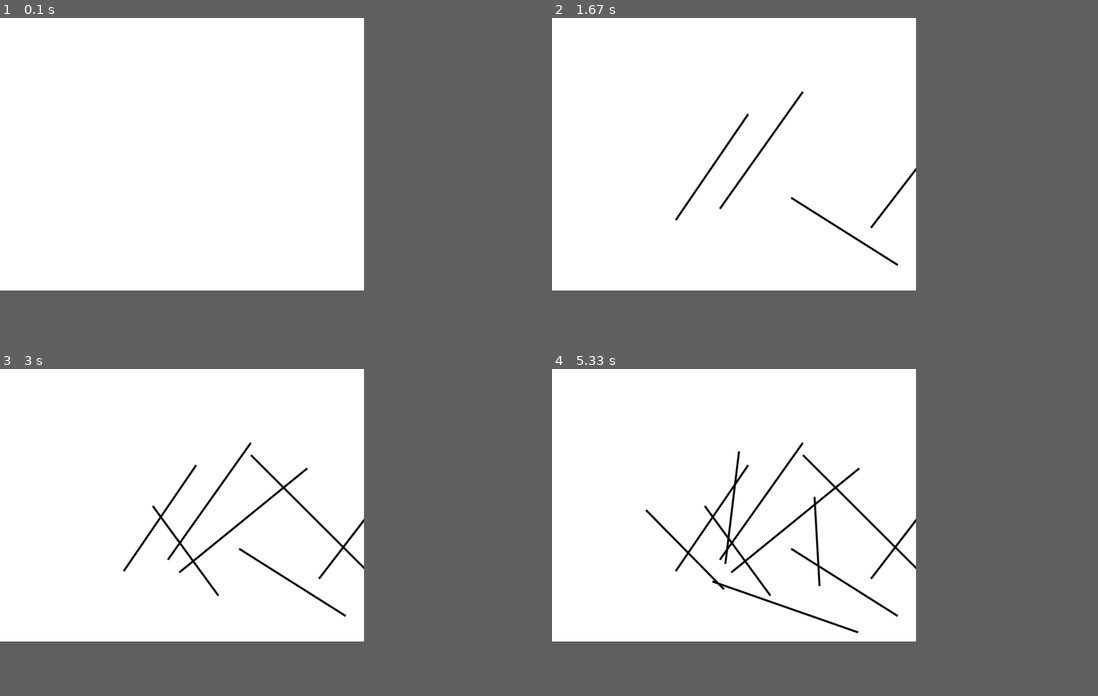
Above: before the commit, frames 1-4 (two rows, left to right).
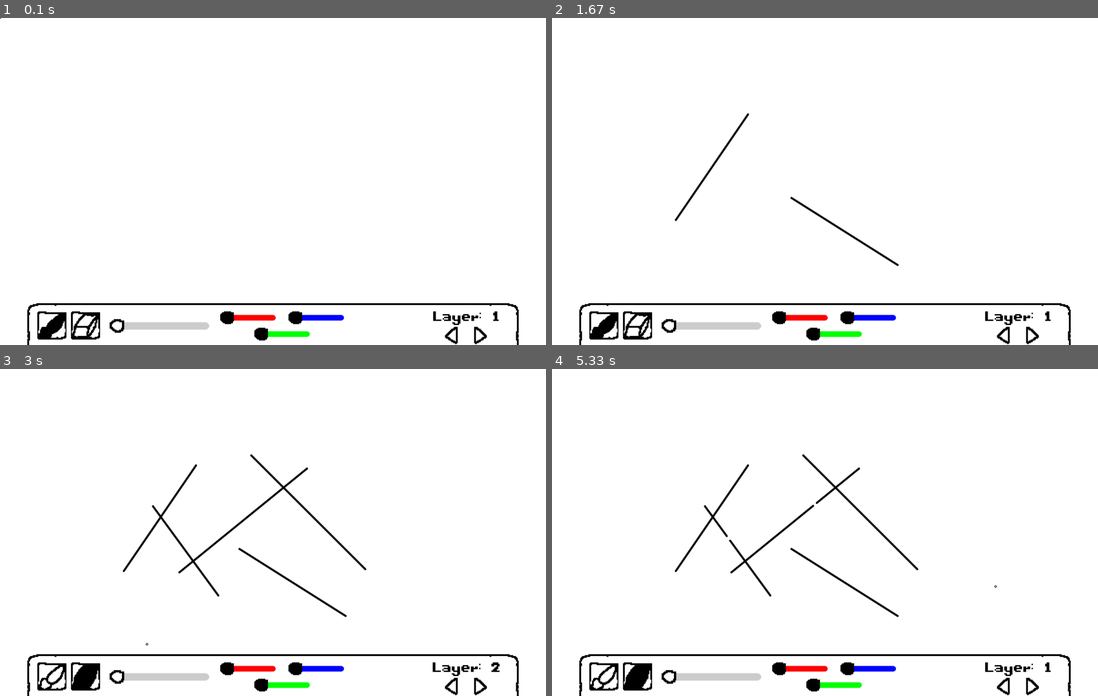
Above: after the commit, the same moments.

Repository: lolcerdef/drawingBoardThingy
Game: LÖVE game, started from main.lua
Two runs of this game, one before a commit and one after it. Both use one fixed random seed, a clock stepped at 60 frames per second and the inputs below.
Inputs (mouse positions are in pixels of both pictures, inside the frame that each line leads up to):
- Up to frame 1 (0.1 s): no input
- Up to frame 2 (1.67 s): press the mouse at (639, 325) at 0.37 s; move the mouse to (721, 207) at 0.47 s; release the mouse at (803, 93) at 0.6 s; press the mouse at (803, 318) at 0.7 s; move the mouse to (868, 227) at 0.8 s; release the mouse at (939, 138) at 0.93 s; press the mouse at (601, 325) at 1.03 s; move the mouse to (677, 220) at 1.13 s; release the mouse at (748, 112) at 1.27 s; press the mouse at (1005, 331) at 1.37 s; move the mouse to (895, 266) at 1.47 s; release the mouse at (792, 197) at 1.6 s
- Up to frame 3 (3 s): press the mouse at (480, 682) at 1.7 s; move the mouse to (365, 568) at 1.8 s; release the mouse at (251, 454) at 1.93 s; press the mouse at (283, 686) at 2.03 s; move the mouse to (218, 594) at 2.13 s; release the mouse at (152, 506) at 2.27 s; press the mouse at (49, 676) at 2.37 s; move the mouse to (180, 571) at 2.47 s; release the mouse at (305, 467) at 2.6 s; press the mouse at (87, 676) at 2.7 s; move the mouse to (114, 660) at 2.8 s; release the mouse at (147, 643) at 2.93 s
- Up to frame 4 (5.33 s): press the mouse at (710, 676) at 3.03 s; move the mouse to (726, 561) at 3.13 s; release the mouse at (737, 450) at 3.27 s; press the mouse at (803, 669) at 3.37 s; move the mouse to (721, 588) at 3.47 s; release the mouse at (644, 509) at 3.6 s; press the mouse at (825, 676) at 3.7 s; move the mouse to (819, 584) at 3.8 s; release the mouse at (814, 496) at 3.93 s; press the mouse at (825, 676) at 4.03 s; move the mouse to (885, 653) at 4.13 s; release the mouse at (945, 633) at 4.27 s; click (1005, 682) at 4.38 s; press the mouse at (1005, 682) at 4.87 s; move the mouse to (857, 633) at 4.97 s; release the mouse at (710, 581) at 5.1 s; press the mouse at (1005, 682) at 5.2 s; move the mouse to (994, 584) at 5.3 s
In our replay, the window is 600x450 before the commit and 900x540 after it. These sizes can differ from the game's own. Grey fills any space a smaller window leaves; there, only what the larger window draws over its background counts as a difference.

The runs differ from the first frame. In frame 1, 2.6% of the frame differs, in the area x 0-95%, y 0-100%; in frame 2, 2.9%; in frame 3, 3.0%; in frame 4, 3.7%, in the area x 5-95%, y 22-100%.

Commit message:
erase and ui

Diff:
--- a/conf.lua
+++ b/conf.lua
@@ -1,3 +1,5 @@
 function love.conf(t)
 	t.console = true
+	t.window.width = 1200
+	t.window.height = 720
 end
--- a/lib/helpers.lua
+++ b/lib/helpers.lua
@@ -21,4 +21,119 @@
 	return math.max(low, math.min(up, v))
 end
 
+function helpers.isInBox(x,y, bx, by, bw, bh)
+	return (bx < x and (bx+bw) > x) and (by < y and (by+bh) > y)
+end
+
+function helpers.dottedCirc(cx, cy, r, numDots, dotRad)
+	local step = (2 * math.pi) / numDots
+	dotRad = dotRad or 3
+
+	for i = 0, numDots - 1 do
+		local angle = i * step
+		local x = cx + r * math.cos(angle)
+		local y = cy + r * math.sin(angle)
+		love.graphics.circle("fill", x, y, dotRad)
+	end
+end
+
+function helpers.distToSeg(px, py, x1, y1, x2, y2)
+	local dx, dy = x2 - x1, y2 - y1
+	local lenSq = dx^2 + dy^2
+	local t = 0
+	if lenSq > 0 then
+		t = ((px-x1) * dx + (py - y1) * dy) / lenSq
+		t = helpers.clamp(t, 0, 1)
+	end
+	local x, cy = x1 + t*dx, y1 + t*dy
+	return math.sqrt((px-cx)^2 + (py-cy)^2)
+end
+
+function helpers.eraseFromStroke(stroke, cx, cy, radius)
+	local pts = stroke.points
+	local n = #pts - (#pts % 2)
+	local r = radius + stroke.width / 2
+
+	if n == 0 then return {} end
+
+	-- a dot
+	if n == 2 then
+		local d = math.sqrt((pts[1]-cx)^2 + (pts[2]-cy)^2)
+		if d <= r then return {} else return {stroke} end
+	end
+
+	local result = {}
+	local run = {}
+	local hitAnything = false
+
+	local function flush()
+		if #run >= 4 then
+			table.insert(result, {
+				type = 'line',
+				width = stroke.width,
+				color = stroke.color,
+				points = run
+			})
+		end
+		run = {}
+	end
+
+	for i = 1, n - 3, 2 do
+		local x1, y1, x2, y2 = pts[i], pts[i+1], pts[i+2], pts[i+3]
+		local dx, dy = x2 - x1, y2 - y1
+		local fx, fy = x1 - cx, y1 - cy
+		local a = dx*dx + dy*dy
+		local c = fx*fx + fy*fy - r*r
+
+		-- find part that is in circle
+		local ta, tb
+		if a == 0 then
+			if c <= 0 then ta, tb = 0, 1 end
+		else
+			local b = 2 * (fx*dx + fy*dy)
+			local disc = b*b - 4*a*c
+			if disc > 0 then
+				local sq = math.sqrt(disc)
+				local t1, t2 = (-b - sq) / (2*a), (-b + sq) / (2*a)
+				if t1 < 1 and t2 > 0 then
+					ta, tb = math.max(t1, 0), math.min(t2, 1)
+				end
+			end
+		end
+
+		if not ta then
+			-- untouched
+			if #run == 0 then
+				table.insert(run, x1)
+				table.insert(run, y1)
+			end
+			table.insert(run, x2)
+			table.insert(run, y2)
+		else
+			hitAnything = true
+			if ta > 0 then
+				-- before cut
+				if #run == 0 then
+					table.insert(run, x1)
+					table.insert(run, y1)
+				end
+				table.insert(run, x1 + ta * dx)
+				table.insert(run, y1 + ta * dy)
+			end
+			flush()
+			if tb < 1 then
+				-- after cut
+				table.insert(run, x1 + tb * dx)
+				table.insert(run, y1 + tb * dy)
+				table.insert(run, x2)
+				table.insert(run, y2)
+			end
+		end
+	end
+	flush()
+
+	if not hitAnything then return {stroke} end
+	return result
+end
+
 return helpers
--- a/lib/tween.lua
+++ /dev/null
@@ -1,8 +0,0 @@
-local tween = {}
-
-local eases = {
-	linear = ""
-}
-
-
-return tween
--- /dev/null
+++ b/lib/ui.lua
@@ -0,0 +1,93 @@
+local ui = {}
+ui.activeSlider = nil
+ui.hasMouse = false
+local g = love.graphics
+
+function ui.drawbox(x, y, w, h, col)
+	local col = col or {1,1,1,1}
+	local pw, ph = 72 * w, 72 * h
+
+	if helpers.isInBox(mouse.x, mouse.y, x, y, pw, ph) then
+		ui.hasMouse = true
+	end
+
+	g.draw(sprites.ui.boxMid, x + 72, y + 72, 0, 2*(w-2), 2*(h-2))
+	g.draw(sprites.ui.boxEdge, x + 72, y, 0, 2*(w-2),  2)
+	g.draw(sprites.ui.boxEdge, x + 72, y + ph, 0, 2*(w-2), -2)
+	g.draw(sprites.ui.boxEdge, x, y + 72, math.pi / 2, 2*(h-2), -2)
+	g.draw(sprites.ui.boxEdge, x + pw, y + 72, math.pi / 2, 2*(h-2),  2)
+	g.draw(sprites.ui.boxCorner, x, y, 0,  2, 2)
+	g.draw(sprites.ui.boxCorner, x + pw, y, 0, -2, 2)
+	g.draw(sprites.ui.boxCorner, x, y + ph, 0, 2, -2)
+	g.draw(sprites.ui.boxCorner, x + pw, y + ph,  0, -2, -2)
+end
+
+function ui.button(x, y, col, icon, icCol, func)
+	local col = col or {1,1,1,1}
+	local icCol = icCol or {1,1,1,1}
+	local hovered = helpers.isInBox(mouse.x, mouse.y, x, y, 64, 64)
+	if hovered then
+		ui.hasMouse = true
+		y = y - 4
+	end
+
+	g.setColor(col)
+	g.draw(sprites.ui.buttonEmpty, x, y, 0, 2, 2)
+	g.setColor(icCol)
+	g.draw(icon, x, y, 0, 2, 2)
+
+	if hovered and mouse.pressed then
+		if func then
+			func()
+		end
+		return true
+	end
+	return false
+end
+
+function ui.slider(val, min, max, x, y, r, w, l, handCol, col)
+	local id = x .. "," .. y
+	val = helpers.clamp(val, min, max)
+
+	local t = (val-min) / (max - min)
+	local hx = x + t * l
+
+	local pad = math.max(r, w / 2)
+	if ui.activeSlider == id
+		or helpers.isInBox(mouse.x, mouse.y, x - r, y - pad, l + r * 2, pad * 2) then
+		ui.hasMouse = true
+	end
+
+	if mouse.lb and not ui.activeSlider then
+		local dx, dy = mouse.x - hx, mouse.y - y
+		if dx * dx + dy * dy <= r * r then
+			ui.activeSlider = id
+		end
+	end
+
+	if not mouse.lb and ui.activeSlider == id then
+		ui.activeSlider = nil
+	end
+
+	if ui.activeSlider == id then
+		local nt = helpers.clamp((mouse.x - x) / l, 0, 1)
+		val = min + nt * (max - min)
+		hx = x + nt * l
+	end
+
+	local col = col or {0.8,0.8,0.8}
+	local handCol = handCol or {1,1,1,1}
+	g.setLineWidth(w)
+	g.setColor(col)
+	g.line(x, y, x + l, y)
+	g.circle('fill', x, y, w/2)
+	g.circle('fill', x + l, y, w/2)
+
+	local s = (r * 2) / 16
+	g.setColor(handCol)
+	g.draw(sprites.ui.slider, hx, y, 0, s, s, 8, 8)
+
+	return val
+end
+
+return ui
--- a/main.lua
+++ b/main.lua
@@ -1,25 +1,44 @@
+utf8 = require "utf8"
 enet = require 'enet'
 
 function love.load()
+	love.graphics.setLineJoin('bevel')
+	love.graphics.setLineStyle('smooth')
+	love.graphics.setDefaultFilter( 'nearest', 'nearest' )
+
+	fonts = require 'preload.fonts'
+	love.graphics.setFont(fonts.main)
+
+	sprites = require 'preload.sprites'
+
 	helpers = require 'lib.helpers'
-	tween = require 'lib.tween'
-	love.graphics.setLineStyle('smooth')
+	ui = require 'lib.ui'
+
+	cursors = {
+		brush = love.mouse.newCursor( love.image.newImageData("assets/sprites/tools/brush.png"), 4, 26 ),
+		erase = love.mouse.newCursor( love.image.newImageData("assets/sprites/tools/eraser.png"), 4, 26 ),
+	}
+	love.mouse.setCursor(cursors.brush)
 
 	mouse = {
 		lb = false,
 		rb = false,
 		mb = false,
+		pressed = false,
 		sc = 0,
 		x = 0,
 		y = 0,
 		wx = 0,
 		wy = 0,
 	}
-	pan = { x = 0, y = 0, worldDragPoint = nil }
+	pan = { x = 0, y = 0, sx = nil, sy = nil}
+	color = {0,0,0,1}
 	tool = 'brush'
 	toolBuffer = {}
+	tempVisual = {}
 	startDrag = nil
 	endDrag = nil
+	lastErase = {}
 	size = 4
 	layer = 1
 	layers = {
@@ -30,6 +49,7 @@
 	{ type: 'line', width: size, points: {points} }
 
 	]]
+
 end
 
 function resetTool()
@@ -38,29 +58,86 @@
 	endDrag = nil
 end
 
+function eraseAt(wx, wy)
+	local lines = layers[layer]
+	local i = 1
+	while i <= #lines do
+		local s = lines[i]
+		if s.type == 'line' and s ~= tempVisual then
+			local pieces = helpers.eraseFromStroke(s, wx, wy, size / 2)
+			if #pieces == 1 and pieces[1] == s then
+				i = i + 1
+			else
+				table.remove(lines, i)
+				for j, p in ipairs(pieces) do
+					table.insert(lines, i + j - 1, p)
+				end
+				i = i + #pieces
+			end
+		else
+			i = i + 1
+		end
+	end
+end
+
 function love.update(dt)
-	--print(mouse.lb, mouse.rb, mouse.mb)
-	--print(mouse.x, mouse.y, mouse.sc)
-	mouse.wx, mouse.wy = mouse.x + pan.x, mouse.y + pan.y
+	mouse.wx, mouse.wy = mouse.x - pan.x, mouse.y - pan.y
+
+	if not ui.hasMouse then
 
 	if tool == 'brush' then
 		if mouse.lb then
 			if startDrag then
-				table.insert(toolBuffer, mouse.wx)
-				table.insert(toolBuffer, mouse.wy)
+				if (mouse.wx ~= toolBuffer[#toolBuffer-1]) or (mouse.wy ~= toolBuffer[#toolBuffer]) then
+					table.insert(toolBuffer, mouse.wx)
+					table.insert(toolBuffer, mouse.wy)
+				end
 			else
 				startDrag = startDrag or {}
+				tempVisual = { type = 'line', width = size, points = toolBuffer, color = color }
+				table.insert(layers[layer], tempVisual)
 			end
 		end
 
 		if startDrag and not mouse.lb then
-			local points = helpers.copyTable(toolBuffer)
-			table.insert(layers[layer], { type = 'line', width = size, points = points })
-			toolBuffer = {}
+			table.insert(layers[layer], {
+				type = 'line', width = size,
+				points = helpers.copyTable(toolBuffer),
+				color = helpers.copyTable(color)
+			})
+			resetTool()
+			for i, v in ipairs(layers[layer]) do
+				if v == tempVisual then
+					table.remove(layers[layer], i)
+				end
+			end
+		end
+	elseif tool == 'erase' then
+		if mouse.lb then
+			local lx, ly = lastErase.x or mouse.wx, lastErase.y or mouse.wy
+			local dist = math.sqrt((mouse.wx - lx)^2 + (mouse.wy - ly)^2)
+			local steps = math.max(1, math.ceil(dist / math.max (1, size / 4)))
+			for k = 1, steps do
+				local t = k / steps
+				eraseAt(lx + (mouse.wx - lx) * t, ly + (mouse.wy - ly) * t)
+			end
+			lastErase.x, lastErase.y = mouse.wx, mouse.wy
+		else
+			lastErase.x, lastErase.y = nil, nil
 		end
 	end
 
 	if mouse.mb then
+		if pan.sx and pan.sy then
+			pan.x = mouse.x - pan.sx
+			pan.y = mouse.y - pan.sy
+		else
+			pan.sx = mouse.wx
+			pan.sy = mouse.wy
+		end
+	elseif pan.sx and pan.sy then
+		pan.sx, pan.sy = nil, nil
+	end
 
 	end
 
@@ -71,6 +148,7 @@
 	mouse.lb = b == 1 or mouse.lb
 	mouse.rb = b == 2 or mouse.rb
 	mouse.mb = b == 3 or mouse.mb
+	mouse.pressed = true
 end
 
 function love.mousereleased(x,y,b)
@@ -91,20 +169,66 @@
 	mouse.sc = y
 end
 
+function love.textinput(text)
+
+end
+
 function love.draw()
 	love.graphics.clear(1,1,1,1)
-	love.graphics.setColor(0,0,0,1)
+	love.graphics.translate(pan.x, pan.y)
 	for _, l in ipairs(layers) do
 		for _, d in ipairs(l) do
 			if d.type == 'line' then
 				if not (#d.points % 2) then goto skip end
+				love.graphics.setColor(d.color)
 				if #d.points >= 4 then
 					love.graphics.setLineWidth(d.width)
 					love.graphics.line(d.points)
 				end
+				if d.points[1] and d.points[2] then
+					love.graphics.circle('fill', d.points[1], d.points[2], d.width/2)
+					love.graphics.circle('fill', d.points[#d.points-1], d.points[#d.points], d.width/2)
+				end
 			end
 			::skip::
 		end
 	end
-
-end
+	love.graphics.translate(-pan.x,-pan.y)
+
+	love.graphics.setColor(color)
+	if tool == 'brush' then
+		love.graphics.circle('fill', mouse.x, mouse.y, size/2)
+	elseif tool == 'erase' then
+		helpers.dottedCirc(mouse.x, mouse.y, size/2, math.floor(size), 1)
+	end
+
+	love.graphics.setColor(1,1,1,1)
+	ui.hasMouse = false
+
+	ui.drawbox(60, 628, 15, 2)
+	local toolButtonPressed = false
+	toolButtonPressed = ui.button(82, 646, nil, sprites.tools.brush, tool == 'brush' and color, function() tool = 'brush' end) or toolButtonPressed
+	toolButtonPressed = ui.button(156, 646, nil, sprites.tools.eraser, tool == 'erase' and color, function() tool = 'erase' end) or toolButtonPressed
+	color[1] = ui.slider(color[1], 0, 1, 500, 660, 16, 12, 100, {color[1], 0, 0}, {1 - color[1], 0, 0})
+	color[2] = ui.slider(color[2], 0, 1, 575, 696, 16, 12, 100, {0, color[2], 0}, {0, 1 - color[2], 0})
+	color[3] = ui.slider(color[3], 0, 1, 650, 660, 16, 12, 100, {0, 0, color[3]}, {0, 0, 1 - color[3]})
+	size = ui.slider(size, 1, 100, 252, 678, 16 + ( size/100 * 16), 16, 200, {1,1,1})
+
+	if toolButtonPressed then
+		love.mouse.setCursor(cursors[tool])
+	end
+	love.graphics.setColor(0,0,0,1)
+	love.graphics.printf('Layer: ' .. layer, 902, 646, 248, 'center')
+	ui.button(962, 666, {0,0,0,0}, sprites.ui.buttonLeft, {1,1,1,1}, function()
+		if (layer - 1) < 1 then return end
+		layer = layer - 1
+	end)
+	ui.button(1022, 666, {0,0,0,0}, sprites.ui.buttonRight, {1,1,1,1}, function()
+		if not layers[layer + 1] then
+			layers[layer + 1] = {}
+		end
+		layer = layer + 1
+	end)
+
+	mouse.pressed = false
+end
--- /dev/null
+++ b/preload/fonts.lua
@@ -0,0 +1,6 @@
+local fonts = {}
+
+fonts.main = love.graphics.newFont("assets/fonts/main.ttf", 30)
+fonts.title = love.graphics.newFont("assets/fonts/title.ttf", 30)
+
+return fonts
--- /dev/null
+++ b/preload/sprites.lua
@@ -0,0 +1,17 @@
+local sprites = {}
+
+sprites.ui = {
+	boxCorner = love.graphics.newImage('assets/sprites/ui/boxCorner.png'),
+	boxMid = love.graphics.newImage('assets/sprites/ui/boxMid.png'),
+	boxEdge = love.graphics.newImage('assets/sprites/ui/boxEdge.png'),
+	buttonEmpty = love.graphics.newImage('assets/sprites/ui/buttonEmpty.png'),
+	buttonLeft = love.graphics.newImage('assets/sprites/ui/buttonLeft.png'),
+	buttonRight = love.graphics.newImage('assets/sprites/ui/buttonRight.png'),
+	slider = love.graphics.newImage('assets/sprites/ui/slider.png'),
+}
+sprites.tools = {
+	brush = love.graphics.newImage('assets/sprites/tools/brush.png'),
+	eraser = love.graphics.newImage('assets/sprites/tools/eraser.png'),
+}
+
+return sprites
Binary file added: assets/fonts/main.ttf
Binary file added: assets/fonts/title.ttf
Binary file added: assets/sprites/tools/brush.png
Binary file added: assets/sprites/tools/eraser.png
Binary file added: assets/sprites/ui/boxCorner.png
Binary file added: assets/sprites/ui/boxEdge.png
Binary file added: assets/sprites/ui/boxMid.png
Binary file added: assets/sprites/ui/buttonEmpty.png
Binary file added: assets/sprites/ui/buttonLeft.png
Binary file added: assets/sprites/ui/buttonRight.png
Binary file added: assets/sprites/ui/slider.png
